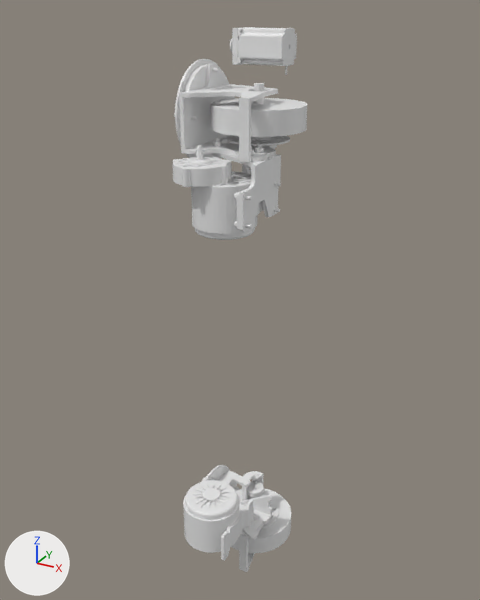
Renders of the glTF model models/real/aura.glb from each side of a commit.
One viewpoint serves both versions: a 50 mm camera at (1197.0, -2298.0, 1099.0) aimed at (667.0, -1333.0, 617.0). Arrows for +X, +Y and +Z are at lower left; the lights stay in place. The older version comes first. Where no turn or scale is listed for an object, it has been applied to the vertices.

Names of what the first picture shows: 'mat_dark', 'mat_printed', 'mat_rubber', 'mat_steel'.
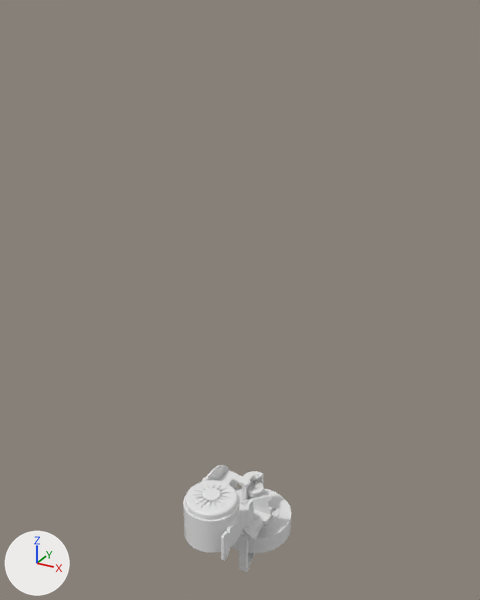
Changed parts and their boxes [x1, y1, x2, y2] in the pictures (480 x 600 px):
'mat_dark', reshaped (27% narrower, 83% shorter)
    before: [173, 27, 297, 561]
    after: [183, 471, 273, 561]
'mat_printed', reshaped
    before: [179, 63, 278, 573]
    after: [221, 471, 269, 573]
'mat_rubber', reshaped
    before: [210, 98, 307, 553]
    after: [231, 488, 291, 553]
'mat_steel', reshaped (mostly hidden)
    before: [174, 39, 290, 529]
    after: [202, 465, 279, 529]
part 1 of me_mat_steel, deleted
    before: [174, 39, 290, 228]
part 2 of me_mat_dark, deleted
    before: [173, 27, 297, 240]
part 3 of me_mat_printed, deleted
    before: [179, 84, 278, 162]
part 4 of me_mat_printed, deleted
    before: [179, 63, 236, 149]
part 5 of me_mat_rubber, deleted
    before: [210, 98, 307, 137]

The change, as a diff of the scene's bpy script:
```diff
--- a/models/real/aura.glb.py
+++ b/models/real/aura.glb.py
@@ me_mat_steel @@
 # used by ob_mat_steel; location = (0.0, 0.0, 0.0)
-me_mat_steel.from_pydata(...)  # 32468 vertices, 65640 faces; spans x 576.0..762.0, y -1478.0..-1219.0, z 17.0..1052.0
+me_mat_steel.from_pydata(...)  # 14372 vertices, 29104 faces; spans x 576.0..750.0, y -1418.0..-1219.0, z 17.0..209.0
+# me_mat_steel part 1: 26 loose pieces with 18096 vertices, spanning x 576.0..762.0, y -1478.0..-1219.0, z 802.0..1052.0, are deleted
@@ me_mat_dark @@
 # used by ob_mat_dark; location = (0.0, 0.0, 0.0)
-me_mat_dark.from_pydata(...)  # 73749 vertices, 147964 faces; spans x 600.0..753.0, y -1538.0..-1202.0, z 0.0..1069.0
+me_mat_dark.from_pydata(...)  # 36522 vertices, 73120 faces; spans x 600.0..753.0, y -1538.0..-1202.0, z 0.0..298.0
+# me_mat_dark part 2: 10 loose pieces with 37227 vertices, spanning x 600.0..753.0, y -1501.0..-1202.0, z 771.0..1069.0, are deleted
@@ me_mat_printed @@
 # used by ob_mat_printed; location = (0.0, 0.0, 0.0)
-me_mat_printed.from_pydata(...)  # 3642 vertices, 7396 faces; spans x 575.0..747.0, y -1433.0..-1256.0, z 51.0..1017.0
+me_mat_printed.from_pydata(...)  # 1821 vertices, 3698 faces; spans x 575.0..747.0, y -1433.0..-1256.0, z 51.0..178.0
+# me_mat_printed part 3: the loose piece of 1089 vertices spanning x 610.0..747.0, y -1433.0..-1277.0, z 891.0..981.0 is deleted
+# me_mat_printed part 4: the loose piece of 320 vertices spanning x 610.0..616.0, y -1422.0..-1256.0, z 891.0..1017.0 is deleted
+# other edits to the shape of me_mat_printed do not show in these pictures
@@ me_mat_rubber @@
 # used by ob_mat_rubber; location = (0.0, 0.0, 0.0)
-me_mat_rubber.from_pydata(...)  # 392 vertices, 784 faces; spans x 624.0..776.0, y -1408.0..-1256.0, z 108.0..961.0
+me_mat_rubber.from_pydata(...)  # 196 vertices, 392 faces; spans x 624.0..776.0, y -1408.0..-1256.0, z 108.0..146.0
+# me_mat_rubber part 5: the loose piece of 196 vertices spanning x 624.0..776.0, y -1408.0..-1256.0, z 923.0..961.0 is deleted
```
